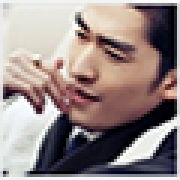
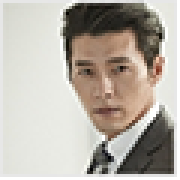
Comparing the layer stacks of the two 180 x 180 images. Changes:
added layer "图层 5" above "图层 4" over [0, 0, 177, 177]
hid "图层 1" over [0, 0, 180, 180]
